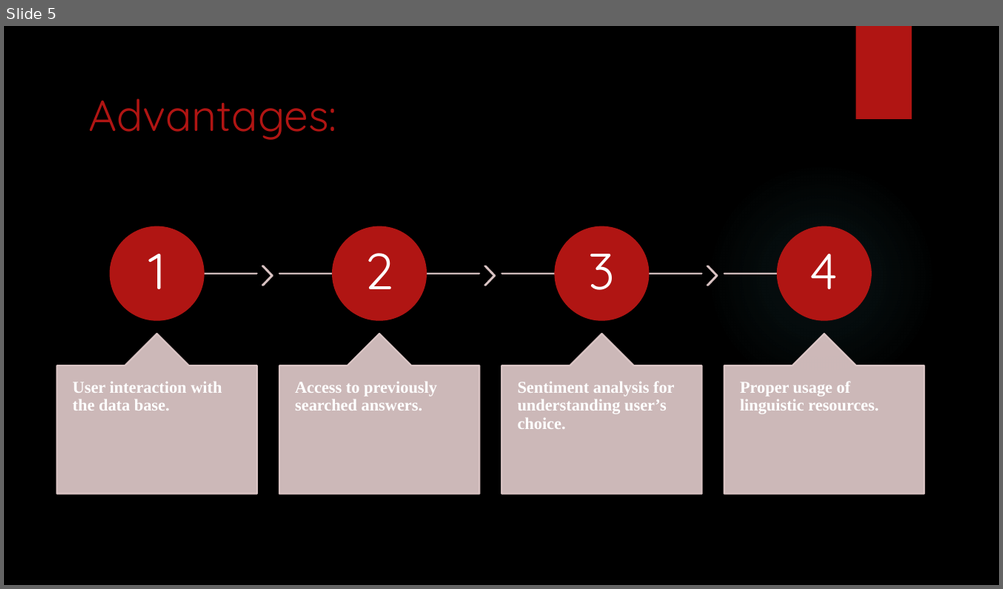
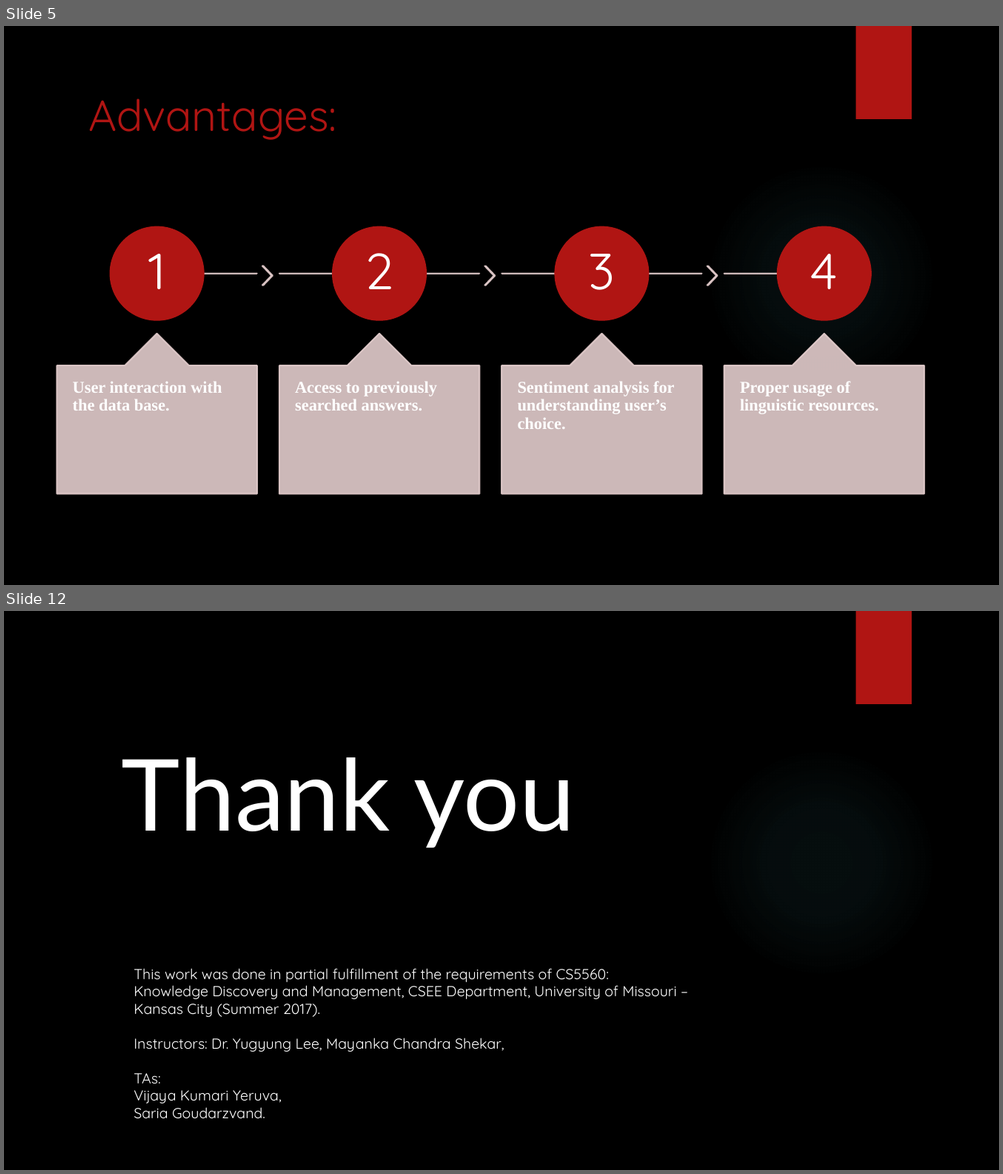
Before and after one commit to SaratM34/Dynamic-Intelligent-Q-A-System-with-Natural-Language-Processing, a slide deck: Documentation/project presentation.pptx. Shown one above the other, each under a label of ours: slide 5 before the commit, slides 5 and 12 after it; the slides between them are not shown. The pictures are 1003x589 and 1003x1174 pixels, drawn with LibreOffice and Linux fonts; fonts in the diff are those of the drawing; background and template pictures are left out. Boxes give left, top, right and bottom in pixels: in the first picture for what was removed or moved away, otherwise in the second. Text is boxed around its words. In the diff, an @@ line names an element or a change of style, - is before the commit and + after.

```diff
--- a/Documentation/project presentation.pptx
+++ b/Documentation/project presentation.pptx
@@ slide 12 added at (x1=4, y1=611, x2=999, y2=1170), background picture (left out); not listed: 2 template elements that a slide beside it also shows @@
@@ text added at (x1=122, y1=758, x2=575, y2=848), 96 pt, text #FFFFFF @@
+Thank you
@@ text added at (x1=134, y1=968, x2=676, y2=1119), 14 pt, text #FFFFFF @@
+This work was done in partial fulfillment of the requirements of CS5560:
+Knowledge Discovery and Management, CSEE Department, University of Missouri –
+Kansas City (Summer 2017).
+Instructors: Dr. Yugyung Lee, Mayanka Chandra Shekar,
+TAs:
+Vijaya Kumari Yeruva,
+Saria Goudarzvand.
```
Also in this commit, not shown: 9 slides changed, 1 slide removed, 2 other files.
